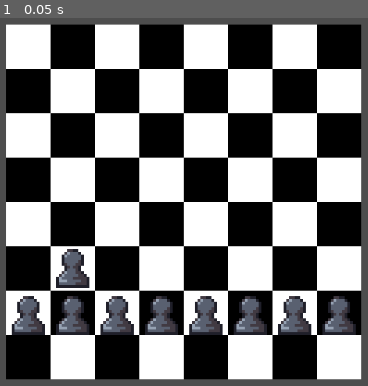
Above: before the commit, frame 1.
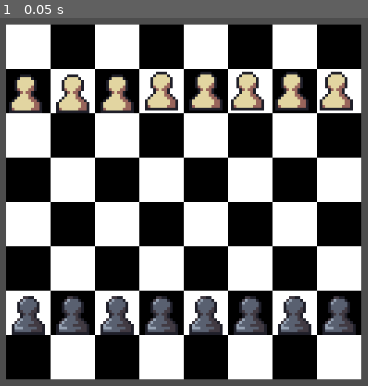
Above: after the commit, the same moment.

Repository: DanuNanu/DeckMate
Game: Godot game, scene res://deck_mate.tscn
The game is run twice, just before and just after one commit, with the same random seed, the same clock (stepped at 60 frames per second) and the same inputs.
Inputs:
- Up to frame 1 (0.05 s): no input

The runs differ from the first frame. In frame 1, 6.2% of the frame differs, in the area x 2-96%, y 14-74%.

Commit message:
added white pawn scene, takeovers, collision handling for different coloured pawns, diagnol movement for pawns

Diff:
--- a/deck_mate.tscn
+++ b/deck_mate.tscn
@@ -1,7 +1,8 @@
-[gd_scene load_steps=4 format=3 uid="uid://c6aqk0ppdhd17"]
+[gd_scene load_steps=5 format=3 uid="uid://c6aqk0ppdhd17"]
 
 [ext_resource type="PackedScene" uid="uid://c7g7o7xku154v" path="res://scenes/tile_map.tscn" id="1_alym6"]
 [ext_resource type="Script" path="res://scripts/board.gd" id="1_i676r"]
+[ext_resource type="PackedScene" uid="uid://bjriwkg1e4yoo" path="res://scenes/white_pawn.tscn" id="3_av32g"]
 [ext_resource type="PackedScene" uid="uid://b7q3nq7ocivfp" path="res://scenes/black_pawn.tscn" id="3_wqiw7"]
 
 [node name="DeckMate" type="Node2D"]
@@ -14,9 +15,37 @@
 position = Vector2(65, 65)
 zoom = Vector2(4, 4)
 
-[node name="black_pawn8" parent="." instance=ExtResource("3_wqiw7")]
-position = Vector2(24, 86)
-position_on_grid = Vector2i(1, 5)
+[node name="white_pawn3" parent="." instance=ExtResource("3_av32g")]
+position = Vector2(7, 23)
+position_on_grid = Vector2i(0, 1)
+
+[node name="white_pawn2" parent="." instance=ExtResource("3_av32g")]
+position = Vector2(24, 23)
+position_on_grid = Vector2i(1, 1)
+
+[node name="white_pawn" parent="." instance=ExtResource("3_av32g")]
+position = Vector2(40, 23)
+position_on_grid = Vector2i(2, 1)
+
+[node name="white_pawn4" parent="." instance=ExtResource("3_av32g")]
+position = Vector2(56, 22)
+position_on_grid = Vector2i(3, 1)
+
+[node name="white_pawn5" parent="." instance=ExtResource("3_av32g")]
+position = Vector2(72, 22)
+position_on_grid = Vector2i(4, 1)
+
+[node name="white_pawn6" parent="." instance=ExtResource("3_av32g")]
+position = Vector2(87, 22)
+position_on_grid = Vector2i(5, 1)
+
+[node name="white_pawn8" parent="." instance=ExtResource("3_av32g")]
+position = Vector2(119, 22)
+position_on_grid = Vector2i(7, 1)
+
+[node name="white_pawn7" parent="." instance=ExtResource("3_av32g")]
+position = Vector2(103, 22)
+position_on_grid = Vector2i(6, 1)
 
 [node name="black_pawn7" parent="." instance=ExtResource("3_wqiw7")]
 position = Vector2(120, 103)
--- /dev/null
+++ b/scenes/white_pawn.tscn
@@ -0,0 +1,147 @@
+[gd_scene load_steps=4 format=3 uid="uid://bjriwkg1e4yoo"]
+
+[ext_resource type="Texture2D" uid="uid://wyykwx7q3w43" path="res://assets/WhitePieces_WoodSimplified.png" id="1_0ercd"]
+
+[sub_resource type="GDScript" id="GDScript_b6c53"]
+resource_name = "white_pawn"
+script/source = "extends Area2D
+
+var is_selected = false
+@export var position_on_grid = Vector2i.ZERO
+var is_hovered = false
+var just_moved = false
+enum Piece_type {PAWN, ROOK, KNIGHT, BISHOP, QUEEN, KING}
+enum Piece_colour {WHITE = 0, BLACK = -1}
+var piece_type
+var colour
+const TILE_SIZE = 16
+
+signal piece_selected(Area2D)
+
+@onready var tilemap: TileMap = get_parent().get_node(\"TileMap\")
+@onready var collider: CollisionShape2D = $CollisionShape2D
+
+
+
+
+
+
+# setter to set selected to false
+func _unselect() -> void:
+	is_selected = false
+
+#setter to set selected to trye
+func _select() -> void:
+	is_selected = true
+
+#getter for piece_tupe
+func _get_piece_type() -> int:
+	return piece_type
+
+#setter for piece_type
+func _set_piece_type(type: int):
+	piece_type = type
+
+#getter for piece colour
+func get_colour()->int:
+	return colour
+
+#setter for piece colour
+func set_colour(color: int):
+	colour = color
+
+#setter for intial position
+func intial_pos_setter(pos: Vector2i) -> void:
+	position_on_grid = pos
+
+func get_pos()->Vector2i:
+	return position_on_grid
+
+func get_collider()->CollisionShape2D:
+	return collider
+
+#function to handle input handling for mouse clicks
+
+
+func _ready() -> void:
+	_set_piece_type(Piece_type.PAWN)
+	set_colour(Piece_colour.WHITE)
+
+func try_move_to(target_tile: Vector2i, tile_pos: Vector2)-> bool:
+	var dx = target_tile.x - position_on_grid.x
+	var dy = target_tile.y - position_on_grid.y
+	var direction = -1 if colour == Piece_colour.BLACK else 1
+	if is_selected and dx == 0 and dy == direction:
+		just_moved = true
+		position_on_grid = target_tile
+		global_position = tile_pos
+		print(\"Moved white pawn to \", position_on_grid, \" (world position: \", global_position, \")\")
+		return true
+	else:
+		print(\"Invalid move\")
+		return false
+
+
+func try_pawn_take_over(target_tile: Vector2i, tile_pos: Vector2) -> bool:
+	var dx = abs(target_tile.x - position_on_grid.x)
+	var dy = target_tile.y - position_on_grid.y
+	if is_selected and dx == 1 and dy == 1:
+		just_moved = true
+		position_on_grid = target_tile
+		global_position = tile_pos
+		print(\"white pawn takes over piece at \", position_on_grid)
+		return true
+	else:
+		print(\"Invalid move\")
+		return false
+
+#todo:
+#tidy up code
+#implement moving diagnolly during takeovers
+#implement hashmap for tile tracking
+#implement en passant
+#idea to implement take over if a piece of a different colour occupies the same space as piece of another colour remove the piece
+
+
+
+
+func _on_mouse_entered() -> void:
+	is_hovered = true
+	print(\"one\")
+
+
+func _on_mouse_exited() -> void:
+	is_hovered = false
+	print(\"zero\")
+
+
+func _on_input_event(viewport: Node, event: InputEvent, shape_idx: int) -> void:
+	if just_moved:
+		just_moved = false
+		return
+	if is_hovered and event is InputEventMouseButton:
+		if not is_selected:
+			var mouse_event := event as InputEventMouseButton
+			if mouse_event.button_index== MOUSE_BUTTON_LEFT and mouse_event.pressed:
+				is_selected = true
+				emit_signal(\"piece_selected\", self)
+				print(\"white pawn selected at tile: \", position_on_grid)
+"
+
+[sub_resource type="RectangleShape2D" id="RectangleShape2D_5xhjb"]
+size = Vector2(12, 12)
+
+[node name="white_pawn" type="Area2D"]
+script = SubResource("GDScript_b6c53")
+
+[node name="Sprite2D" type="Sprite2D" parent="."]
+texture = ExtResource("1_0ercd")
+region_enabled = true
+region_rect = Rect2(0, 0, 16, 16)
+
+[node name="CollisionShape2D" type="CollisionShape2D" parent="."]
+shape = SubResource("RectangleShape2D_5xhjb")
+
+[connection signal="input_event" from="." to="." method="_on_input_event"]
+[connection signal="mouse_entered" from="." to="." method="_on_mouse_entered"]
+[connection signal="mouse_exited" from="." to="." method="_on_mouse_exited"]
--- a/scripts/black_pawn.gd
+++ b/scripts/black_pawn.gd
@@ -10,7 +10,7 @@
 var colour
 const TILE_SIZE = 16
 @onready var le_sprite: Sprite2D = $Area2D/Sprite2D
-@onready var collision_shape_2d: CollisionShape2D = $Area2D/CollisionShape2D
+@onready var collider: CollisionShape2D = $CollisionShape2D2
 
 signal piece_selected(Area2D)
 
@@ -61,6 +61,8 @@
 func get_pos()->Vector2i:
 	return position_on_grid
 
+func get_collider() -> CollisionShape2D:
+	return collider
 
 #function to handle input handling for mouse clicks
 func _input_event(viewport: Node, event: InputEvent, shape_idx: int) -> void:
@@ -94,6 +96,19 @@
 		return false
 
 
+#case when pawn needs to move diagnolly and take over piece
+func try_pawn_take_over(target_tile: Vector2i, tile_pos: Vector2) -> bool:
+	var dx = abs(target_tile.x - position_on_grid.x)
+	var dy = target_tile.y - position_on_grid.y
+	if is_selected and dx == 1 and dy == -1:
+		just_moved = true
+		position_on_grid = target_tile
+		global_position = tile_pos
+		print("Black pawn takes over piece at ", position_on_grid)
+		return true
+	else:
+		print("Invalid move")
+		return false
 #todo:
 #tidy up code
 #implement moving diagnolly during takeovers
--- a/scripts/board.gd
+++ b/scripts/board.gd
@@ -11,15 +11,40 @@
 		var grid_pos = tilemap.local_to_map(tilemap.get_global_mouse_position())
 		print("Clicked tile at: ", grid_pos)
 
-		if selected_piece and selected_piece.is_selected and occupied[grid_pos] == null:
-			var grid2 = Vector2i(grid_pos.x, grid_pos.y)
-			var previous_pos = selected_piece.get_pos()
-			var checker = selected_piece.try_move_to(grid2, tilemap.map_to_local(grid2))
-			selected_piece._unselect()
-			if checker:
-				occupied[selected_piece.get_pos()]= selected_piece
-				occupied[previous_pos] = null
-			selected_piece = null
+		if selected_piece and selected_piece.is_selected:
+			if occupied[grid_pos] == null:
+				var grid2 = Vector2i(grid_pos.x, grid_pos.y)
+				var previous_pos = selected_piece.get_pos()
+				var checker = selected_piece.try_move_to(grid2, tilemap.map_to_local(grid2))
+				selected_piece._unselect()
+				if checker:
+					occupied[selected_piece.get_pos()]= selected_piece
+					occupied[previous_pos] = null
+				selected_piece = null
+			#elif for when occupied but by different colour
+			elif occupied[grid_pos].get_colour() != selected_piece.get_colour():
+				var grid2 = Vector2i(grid_pos.x, grid_pos.y)
+				var prevous_pos = selected_piece.get_pos()
+				var checker = selected_piece.try_pawn_take_over(grid2, tilemap.map_to_local(grid2))
+				selected_piece._unselect()
+				if checker:
+					var old_piece = occupied[grid_pos]
+					old_piece.visible = false
+					old_piece.set_deferred("monitoring", false)
+					var shape = old_piece.get_collider()
+					if shape:
+						shape.disabled = true
+					else:
+						print("couldnt find shape")
+					occupied[selected_piece.get_pos()] = selected_piece
+					occupied[prevous_pos] = null
+				selected_piece = null
+				#else for when selected piece same colour
+			else:
+				if selected_piece:
+					selected_piece._unselect()
+				selected_piece = null
+		#case when piece not selected or piece not selected- bit redundant
 		else:
 			if selected_piece:
 				selected_piece._unselect()
@@ -32,8 +57,8 @@
 	selected_piece._select()
 
 func _ready() -> void:
-	for x in range(7):
-		for y in range(7):
+	for x in range(8):
+		for y in range(8):
 			occupied[Vector2i(x,y)] = null
 	for child in get_children():
 		if child.has_signal("piece_selected"):
Not shown, changed: .DS_Store
